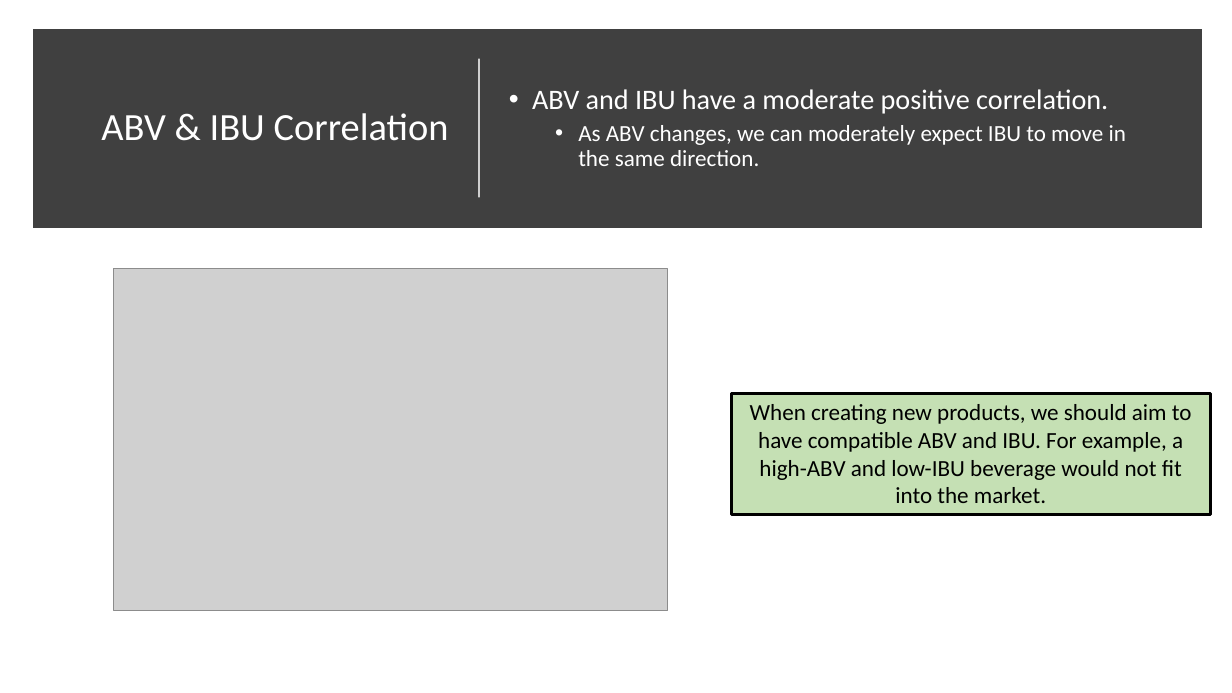
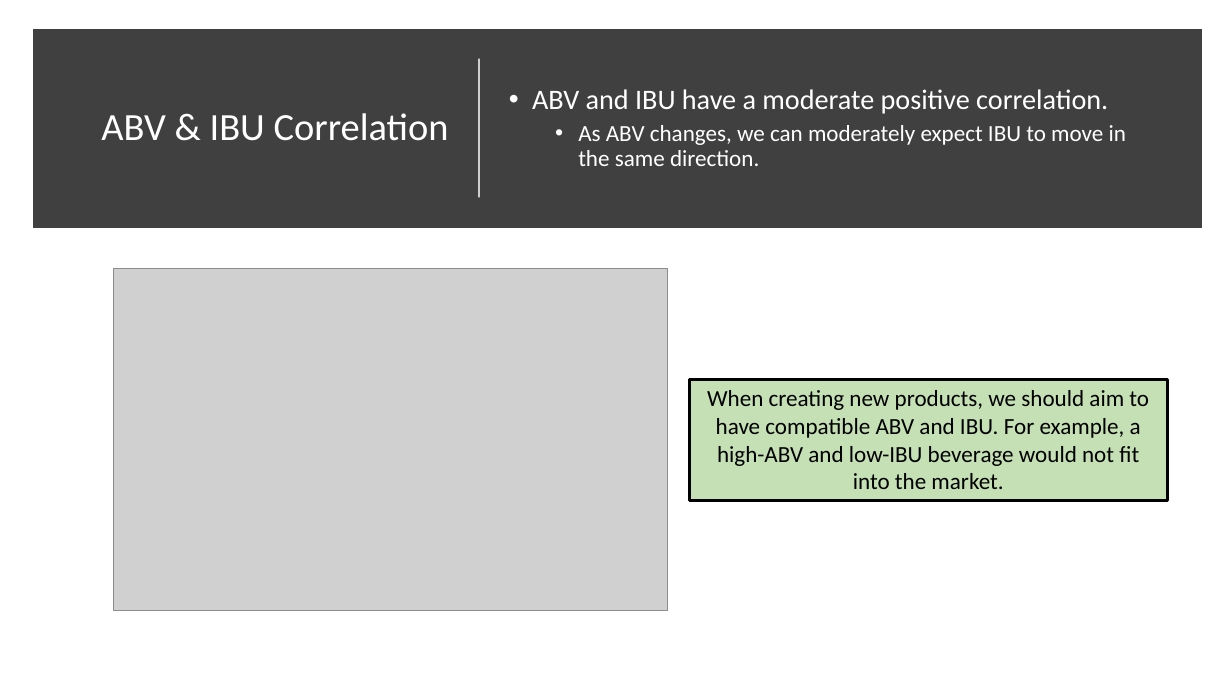
Before and after one commit to ericlaigaie/Case-Study-01, a slide deck: slide 8 of EDA_Presentation.pptx. Drawn at 1232x693 pixels with LibreOffice and Linux fonts; fonts in the diff are those of the drawing; grey boxes stand for pictures. Boxes give left, top, right and bottom in pixels: in the first picture for what was removed or moved away, otherwise in the second. Text is boxed around its words. In the diff, an @@ line names an element or a change of style, - is before the commit and + after.

```diff
--- a/EDA_Presentation.pptx
+++ b/EDA_Presentation.pptx
@@ rectangle "When creating new products, we ..." moved from (x1=732, y1=393, x2=1211, y2=514) to (x1=689, y1=379, x2=1168, y2=500) @@
```
Also in this commit, not shown: 2 other slides changed.
